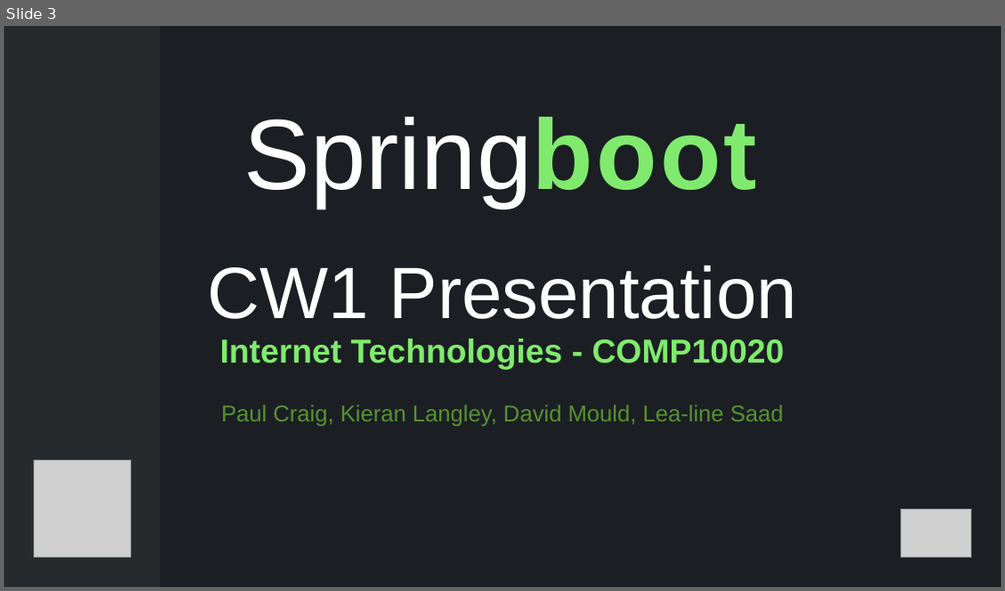
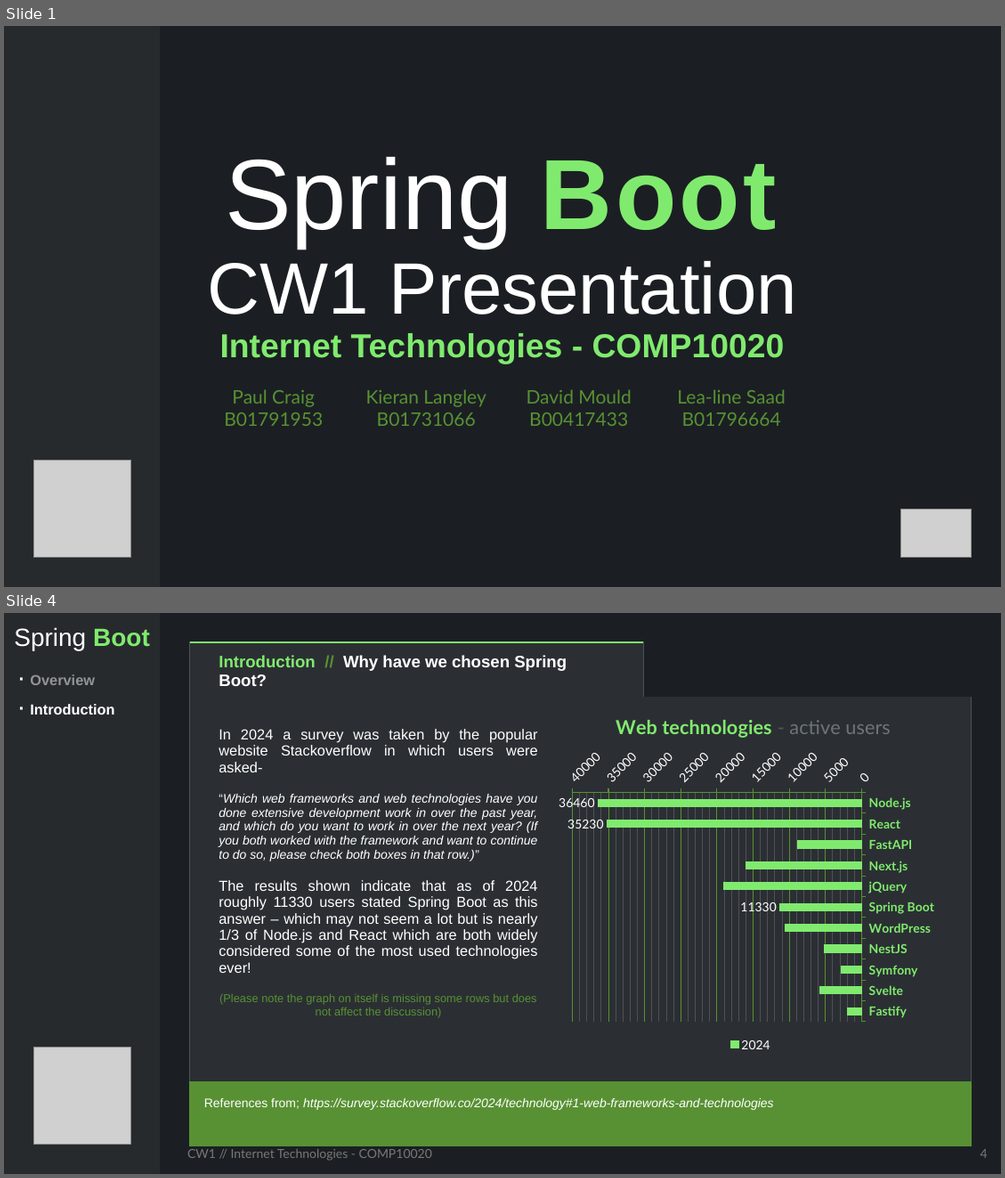
Before and after one commit to FEDavid/CW1_Internet_Technologies_COMP10020, a slide deck: Presentation.pptx. Shown one above the other, each under a label of ours: slide 3 before the commit, slides 1 and 4 after it; the slides between them are not shown. The pictures are 1005x591 and 1005x1178 pixels, drawn with LibreOffice and Linux fonts; fonts in the diff are those of the drawing; grey boxes stand for pictures. Boxes give left, top, right and bottom in pixels: in the first picture for what was removed or moved away, otherwise in the second. Text is boxed around its words. In the diff, an @@ line names an element or a change of style, - is before the commit and + after.

```diff
--- a/Presentation.pptx
+++ b/Presentation.pptx
@@ slide 4 added at bbox=[4, 613, 1001, 1174], background #1B1F23 @@
@@ rectangle added at bbox=[4, 613, 161, 1174], fill #262A2D @@
@@ text added at bbox=[14, 627, 150, 650], 24 pt, text #FFFFFF @@
+Spring Boot
@@ table added at bbox=[189, 642, 971, 1135], 3 rows, 3 columns @@
+Introduction // Why have we chosen Spring Boot? |  | 
+In 2024 a survey was taken by the popular website Stackoverflow in which users were asked- / “Which web frameworks and web technologies have you done extensive development work in over the past year, and which do you want to work in over the next year? (If you both worked with the framework and want to continue to do so, please check both boxes in that row.)” / The results shown indicate that as of 2024 roughly 11330 users stated Spring Boot as this answer – which may not seem a lot but is nearly 1/3 of Node.js and React which are both widely considered some of the most used technologies ever! / (Please note the graph on itself is missing some rows but does not affect the discussion) |  | 
+References from; https://survey.stackoverflow.co/2024/technology#1-web-frameworks-and-technologies |  | 
@@ text added at bbox=[30, 674, 95, 685], 14 pt, text #FFFFFF at 50% opacity, bold @@
+· Overview
@@ text added at bbox=[30, 704, 114, 714], 14 pt, text #FFFFFF, bold @@
+· Introduction
@@ bar chart added at bbox=[558, 699, 942, 1055] @@
+title " Web technologies - active users "
+categories: Node.js, React, FastAPI, Next.js, jQuery, Spring Boot, WordPress, NestJS, Symfony, Svelte, Fastify
+2024: 36460, 35230, 8830, 15970, 19090, 11330, 10540, 5180, 2850, 5800, 1960
@@ picture added at bbox=[33, 1047, 130, 1144] @@
@@ text added at bbox=[187, 1149, 432, 1160], 12 pt, text #797979 @@
+CW1 // Internet Technologies - COMP10020
@@ page number added at bbox=[980, 1149, 987, 1158], 12 pt, text #797979 @@
+4
@@ what was slide 3 is now slide 1 @@
@@ slide 1 changed as well @@
@@ title at bbox=[208, 157, 797, 364]: text changed; size 22 to 32 pt; text colour #589133 to #80EA6E; bold on @@
-Springboot
-d
-CW1 Presentation
-Internet Technologies - COMP10020
-Paul Craig, Kieran Langley, David Mould, Lea-line Saad
+Spring Boot
+CW1 Presentation
+Internet Technologies - COMP10020
@@ table added at bbox=[197, 386, 807, 431], 2 rows, 4 columns @@
+Paul Craig | Kieran Langley | David Mould | Lea-line Saad
+B01791953 | B01731066 | B00417433 | B01796664
```
Also in this commit, not shown: 14 other slides added, 4 slides removed, 9 other files.
